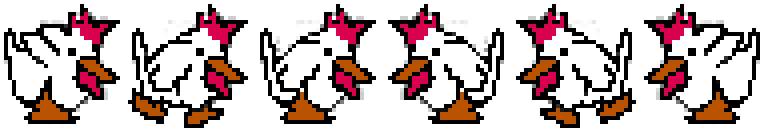
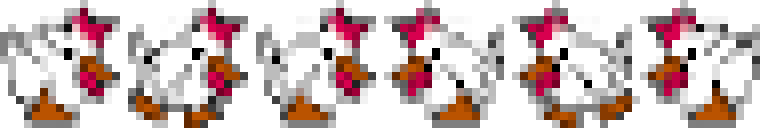
Revision of a layered 768×128 image; what changed, layer by layer:
added layer "draw copy" above "draw" over box(0, 0, 760, 128)
hid "draw" over box(4, 4, 760, 128)
